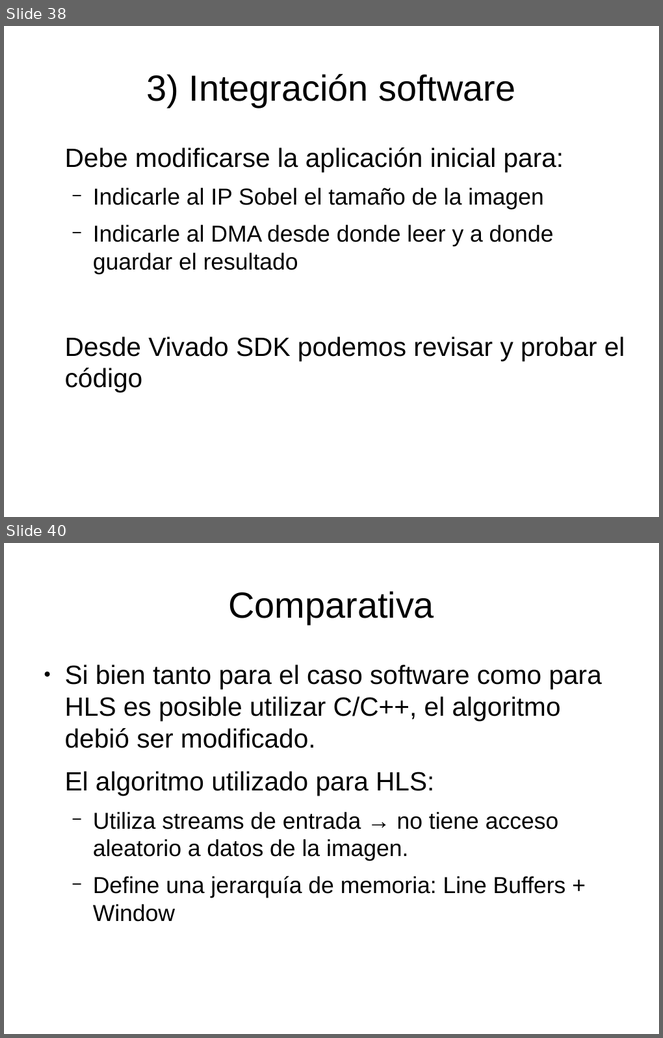
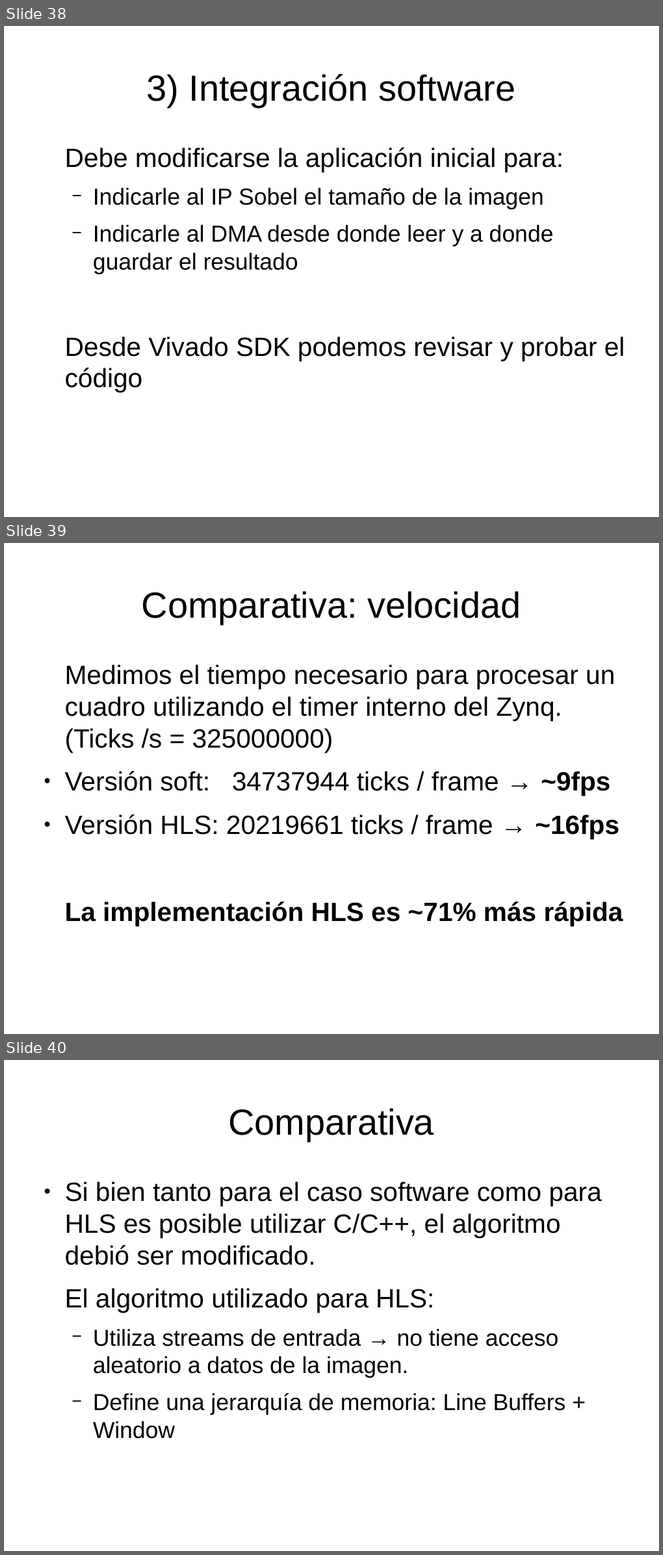
Before and after one commit to miguelgarcia/sase2017-hls-video, a slide deck: presentacion.odp. Shown one above the other, each under a label of ours: slides 38 and 40 before the commit, slides 38, 39 and 40 after it; the slides between them are not shown. The pictures are 663x1038 and 663x1555 pixels, drawn with LibreOffice and Linux fonts; fonts in the diff are those of the drawing. Boxes give left, top, right and bottom in pixels: in the first picture for what was removed or moved away, otherwise in the second. Text is boxed around its words. In the diff, an @@ line names an element or a change of style, - is before the commit and + after.

```diff
--- a/presentacion.odp
+++ b/presentacion.odp
@@ slide 39 added at bbox=[4, 543, 659, 1034], background #FFFFFF @@
@@ title added at bbox=[142, 591, 521, 624], 44 pt, text #000000 @@
+Comparativa: velocidad
@@ text added at bbox=[65, 665, 623, 926], 32 pt, text #000000 @@
+Medimos el tiempo necesario para procesar un cuadro utilizando el timer interno del Zynq. (Ticks /s = 325000000)
+● Versión soft: 34737944 ticks / frame → ~9fps
+● Versión HLS: 20219661 ticks / frame → ~16fps
+La implementación HLS es ~71% más rápida
```
Also in this commit, not shown: 4 slides changed, 1 slide removed, 2 other files.
